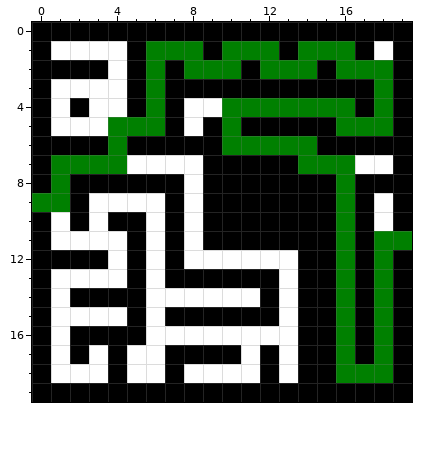
Pixel-art sprite, stored at Mazes/tiny_maze_solved.png. This is how it looked before the edit.
The file is 20x20 pixels.
New version:
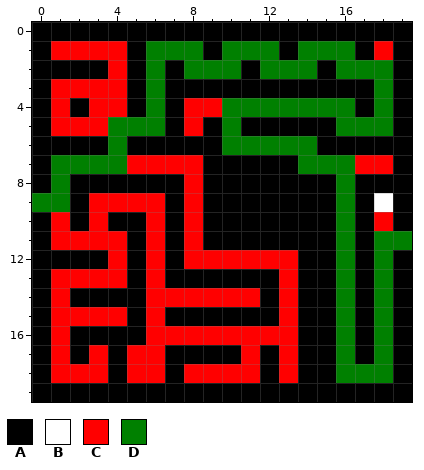
Palette (. is transparent): A #000000  B #ffffff  C #ff0000  D #008000
What changed:
The edit turns colour B into colour C in row 1 at x 1 to 4 and 18; in row 2 at x 4; in row 3 at x 1 to 4; in row 4 at x 1, 3 to 4 and 8 to 9; in row 5 at x 1 to 3 and 8; in row 7 at x 5 to 8 and 17 to 18.
The edit turns colour B into colour C in row 8 at x 8; in row 9 at x 3 to 6 and 8; in row 10 at x 1, 3, 6, 8 and 18; in row 11 at x 1 to 4, 6 and 8; in row 12 at x 4, 6 and 8 to 13; in row 13 at x 1 to 4, 6 and 13.
The edit turns colour B into colour C in row 14 at x 1, 6 to 11 and 13; in row 15 at x 1 to 4, 6 and 13; in row 16 at x 1 and 6 to 13; in row 17 at x 1, 3, 5 to 6, 11 and 13; in row 18 at x 1 to 3, 5 to 6, 8 to 11 and 13.
